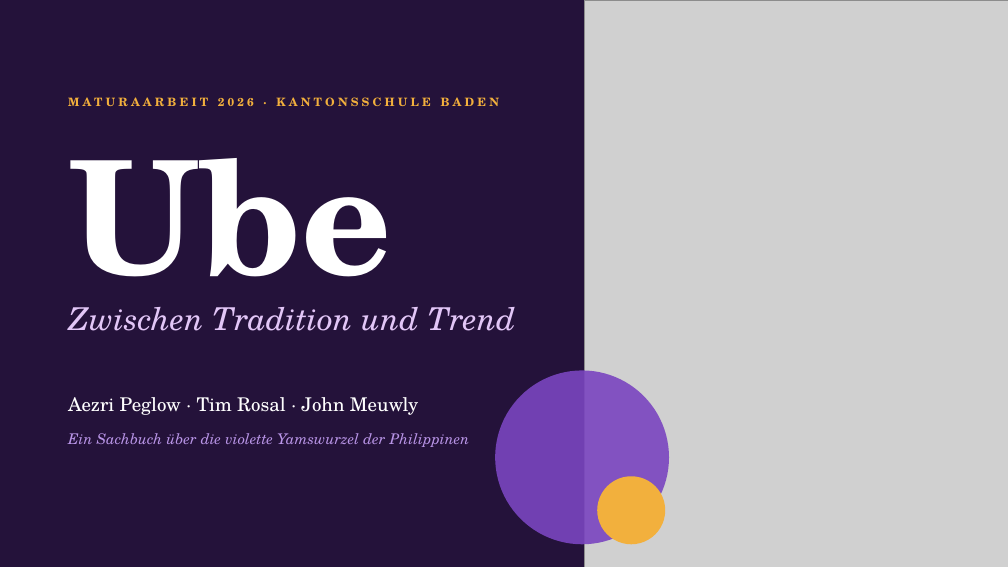
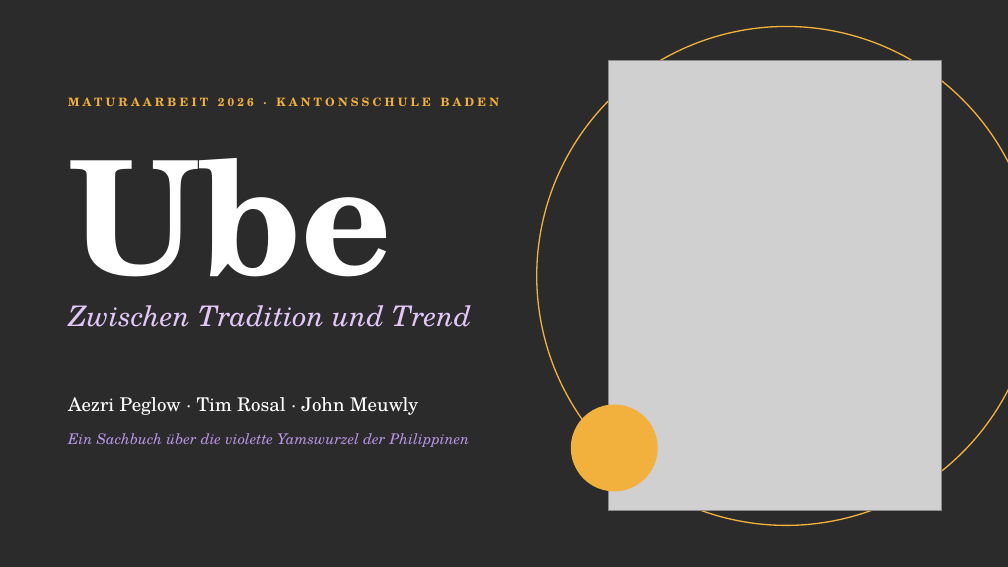
Before and after one commit to aezripeglow-collab/Ube-Sachbuch-Maturaarbeit, a slide deck: slide 1 of Ube Sachbuch Maturaarbeit/08 Präsentation/Ube_Maturapraesentation.pptx. Drawn at 1008x567 pixels with LibreOffice and Linux fonts; fonts in the diff are those of the drawing; grey boxes stand for pictures; background and template pictures are left out; a plain dark background stands for a picture behind light text. Boxes give left, top, right and bottom in pixels: in the first picture for what was removed or moved away, otherwise in the second. Text is boxed around its words. In the diff, an @@ line names an element or a change of style, - is before the commit and + after.

```diff
--- a/Ube Sachbuch Maturaarbeit/08 Präsentation/Ube_Maturapraesentation.pptx
+++ b/Ube Sachbuch Maturaarbeit/08 Präsentation/Ube_Maturapraesentation.pptx
@@ background #24123A to picture (left out) @@
@@ ellipse added at [537,26,1008,526], outline #F2B03D 1.25 pt @@
@@ picture: place and size @@
-picture at [585,0,1008,567]
+picture at [609,60,941,510]
@@ text "Zwischen Tradition und Trend" at [68,305,471,327]: size 30 to 27 pt @@
@@ ellipse removed at [495,371,669,544] @@
@@ ellipse: place and size @@
-ellipse at [597,476,665,544]
+ellipse at [571,405,658,492]
```
Also in this commit, not shown: 16 other slides changed, 6 slides added, 4 other files.
